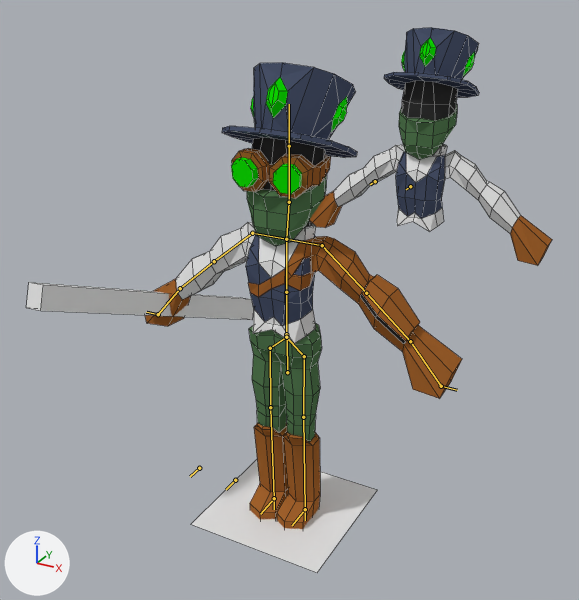
Renders of the Blender file files/player.blend from each side of a commit.
Before and after are seen from a camera (50 mm lens) standing at (4.62, -8.33, 4.84) and looking at (-0.73, 1.4, -0.02). The axes (+X, +Y, +Z) are drawn at lower left. The lights are the same throughout. The bones that bend it are drawn over the model as lines. Mesh edges are drawn as thin lines.
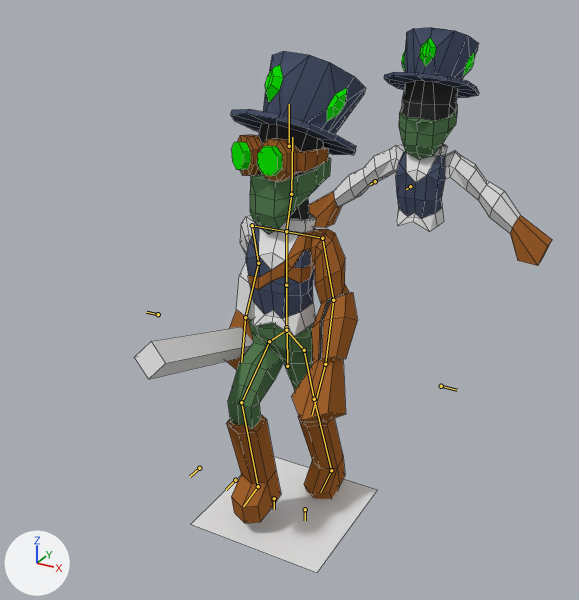
The newer file adds an action. The first version stands in its rest pose; the second is drawn at frame 58 of the action 'walking'.

What the commit changed:
Bone 'CaderaBase' (bone_caderabase) moves from (0.0, 0.0, 0.0) to (0.0, 0.1, 0.0).
Bone 'arm_upper_L' (bone_arm_upper_l) turns from (0, 0, 0) to (4, -4, -36) degrees about its own x, y and z.
Bone 'arm_lower_L' (bone_arm_lower_l) turns from (0, 0, 0) to (26, 11, -2) degrees about its own x, y and z.
Bone 'arm_upper_R' (bone_arm_upper_r) turns from (0, 0, 0) to (-30, 0, 37) degrees about its own x, y and z.
Bone 'arm_lower_R' (bone_arm_lower_r) turns from (0, 0, 0) to (47, -18, -13) degrees about its own x, y and z.
Bone 'neck' (bone_neck) turns from (0, 0, 0) to (-7, -23, 2) degrees about its own x, y and z.
Bone 'leg_upper_L' (bone_leg_upper_l) turns from (0, 0, 0) to (1, 0, 18) degrees about its own x, y and z.
Bone 'foot_L' (bone_foot_l) turns from (0, 0, 0) to (0, 0, 9) degrees about its own x, y and z.
Bone 'leg_upper_R' (bone_leg_upper_r) turns from (0, 0, 0) to (0, 0, 53) degrees about its own x, y and z.
Bone 'leg_lower_R' (bone_leg_lower_r) turns from (0, 0, 0) to (0, 0, -63) degrees about its own x, y and z.

Boxes (x1, y1, x2, y2) around the edits, measured in the pictures (579 x 600 px):
'Cube', posed (56% narrower, 10% taller): before (145, 63, 462, 399); after (226, 51, 365, 422)
'Cube.001', posed (61% wider): before (249, 323, 322, 529); after (227, 316, 345, 523)
'Cube.004', posed: before (26, 282, 254, 320); after (135, 327, 253, 379)
'Cube.002', posed (8% shorter): before (231, 148, 331, 199); after (232, 135, 329, 182)
bone 'CaderaBase', root to tip: before (287, 372) to (287, 339); after (287, 366) to (287, 332)
bone 'arm_upper_L', root to tip: before (322, 245) to (366, 293); after (322, 238) to (333, 300)
bone 'arm_lower_L', root to tip: before (366, 293) to (410, 341); after (333, 300) to (325, 364)
bone 'arm_upper_R', root to tip: before (252, 233) to (214, 261); after (252, 225) to (258, 263)
bone 'arm_lower_R', root to tip: before (214, 261) to (180, 288); after (258, 263) to (245, 317)
bone 'neck', root to tip: before (286, 239) to (289, 202); after (286, 231) to (291, 194)
bone 'leg_upper_L', root to tip: before (304, 356) to (303, 417); after (304, 350) to (314, 399)
bone 'foot_L', root to tip: before (305, 509) to (292, 525); after (331, 470) to (320, 492)
bone 'leg_upper_R', root to tip: before (270, 348) to (270, 407); after (269, 341) to (241, 402)
bone 'leg_lower_R', root to tip: before (270, 407) to (274, 498); after (241, 402) to (258, 486)
